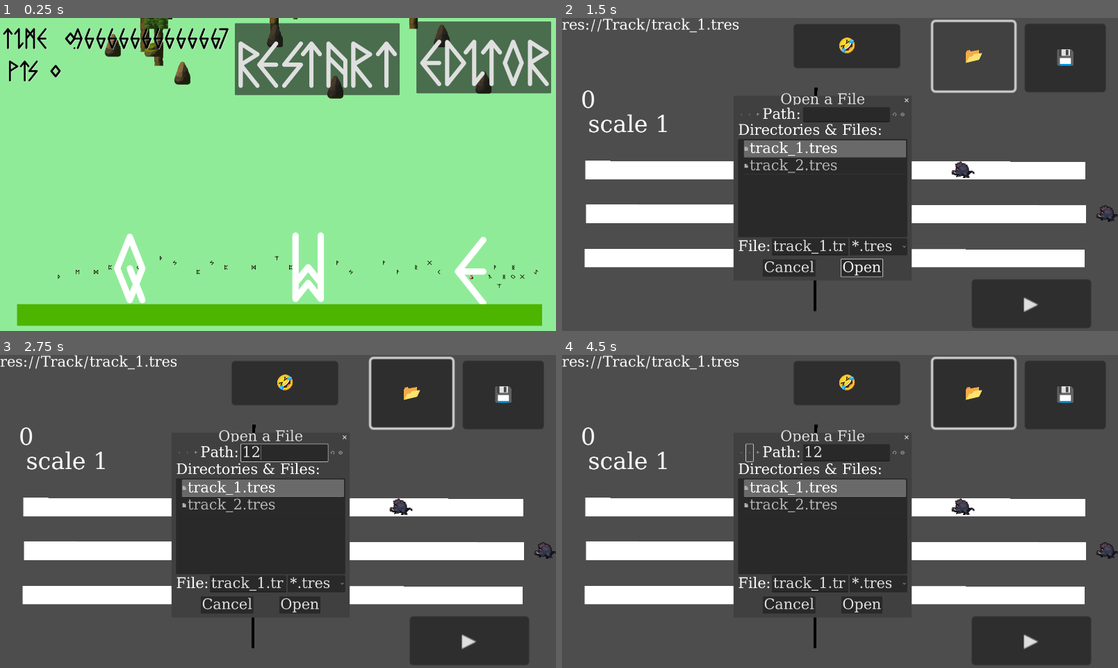
Above: before the commit, frames 1-4 (two rows, left to right).
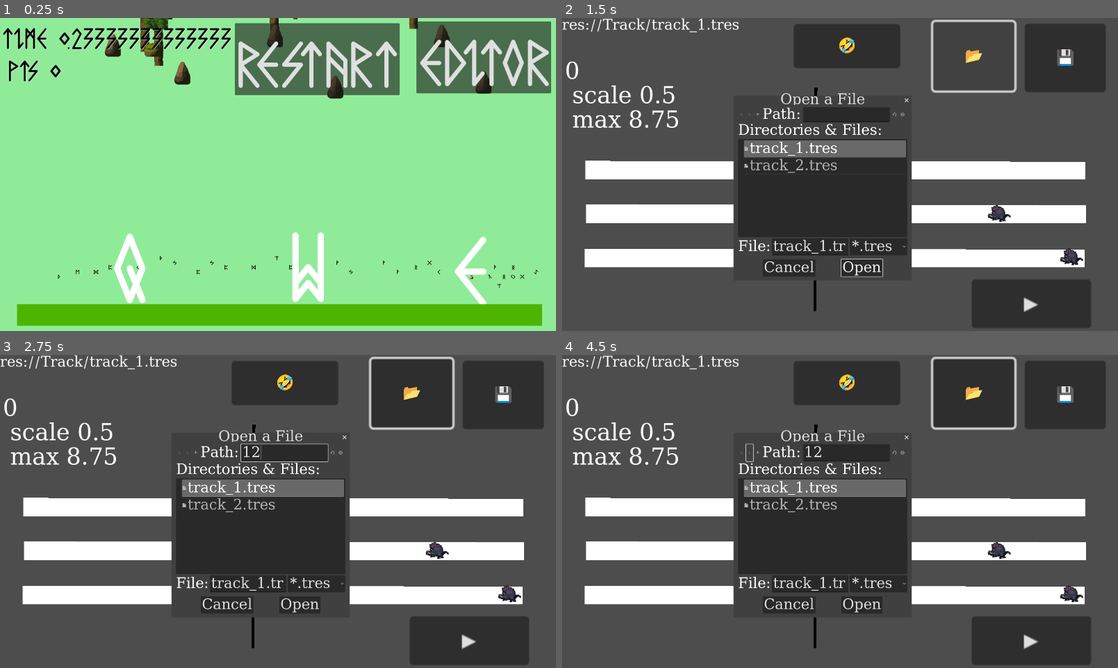
Above: after the commit, the same moments.

Repository: NamespaceV/LudumDare2024
Game: Godot game, scene res://main_scene.tscn
The game is run twice, just before and just after one commit, with the same random seed, the same clock (stepped at 60 frames per second) and the same inputs. Sound files missing from this copy of the repository are replaced by a short silence.
Inputs (mouse positions are in pixels of both pictures, inside the frame that each line leads up to):
- Up to frame 1 (0.25 s): no input
- Up to frame 2 (1.5 s): click "EDITOR" at 0.5 s; click "📂" at 1.25 s
- Up to frame 3 (2.75 s): click (283, 452) at 2.02 s; type "12" at 2.1 s
- Up to frame 4 (4.5 s): click "🤣" at 2.75 s; click "▶️" at 3.5 s; click (751, 452) at 4.25 s

The runs differ from the first frame. In frame 1, 1.0% of the frame differs, in the area x 10-42%, y 3-11%; in frame 2, 1.4%, in the area x 0-100%, y 13-80%; in frame 3, 1.4%; in frame 4, 1.4%.

Commit message:
start working on a track

Diff:
--- a/Editor/editor.gd
+++ b/Editor/editor.gd
@@ -6,7 +6,7 @@
 const PIXELS_PER_SECOND = 500
 
 var time_offset = 0
-var time_scale = 1.0
+var time_scale = 0.5
 
 func _ready():
 	open_track(track_path)
@@ -49,7 +49,11 @@
 			i += 1
 	load_track()
 
+func align(time:float):
+	return time - fmod(time + time_scale/2, time_scale)
+
 func add_note(time:float, letter:String):
+	time = align(time)
 	print("add ", letter, " ", str(time))
 	var idx = 0
 	while track.notes.size() < idx and track.notes[idx].offset < time:
@@ -63,9 +67,14 @@
 		track.notes.insert(idx, TrackPointR.create(time, letter))
 
 func _process(_delta):
-	$TimeOffset.text = str(time_offset) + "\n scale " + str(time_scale)
+	if $TRACK.playing:
+		time_offset = $TRACK.get_playback_position()
+	$TimeOffset.text = str(time_offset) + \
+		"\n scale " + str(time_scale) + \
+		"\n max " + str(get_track_length())
 	if Input.is_action_just_pressed("edit_next"):
-		time_offset += time_scale
+		#time_offset += time_scale
+		toggle_music()
 	if Input.is_action_just_pressed("edit_prev"):
 		time_offset -= time_scale
 	if Input.is_action_just_pressed("edit_scale_zoom_in"):
@@ -81,6 +90,10 @@
 			add_note(time_offset, ch)
 			load_track()
 
+func get_track_length():
+	if track.notes.size() == 0:
+		return 0
+	return track.notes[track.notes.size()-1].offset
 
 func _on_open_button_pressed():
 	$FileDialog.show()
@@ -94,3 +107,16 @@
 
 func _on_button_play_pressed():
 	get_tree().change_scene_to_file("res://main_scene.tscn")
+
+
+func _on_button_preview_pressed():
+	pass
+	#toggle_music()
+
+func toggle_music():
+	if not $TRACK.playing:
+		if time_offset < 0:
+			time_offset = 0
+		$TRACK.play(time_offset)
+	else:
+		$TRACK.stop()
--- a/Editor/editor.tscn
+++ b/Editor/editor.tscn
@@ -1,6 +1,7 @@
-[gd_scene load_steps=7 format=3 uid="uid://dtosf0fk7dxdn"]
+[gd_scene load_steps=8 format=3 uid="uid://dtosf0fk7dxdn"]
 
 [ext_resource type="Script" path="res://Editor/editor.gd" id="1_5qih8"]
+[ext_resource type="AudioStream" uid="uid://os2ech28cao7" path="res://000ExternalAssets/Music/speck_-_Uncertain_Movement_1.mp3" id="2_8l6gt"]
 [ext_resource type="PackedScene" uid="uid://xdv5pgxx6cku" path="res://Editor/EnemyForEditor.tscn" id="2_ob068"]
 
 [sub_resource type="FontFile" id="FontFile_7hgvq"]
@@ -67,12 +68,15 @@
 [node name="editor" type="Node2D"]
 script = ExtResource("1_5qih8")
 
+[node name="TRACK" type="AudioStreamPlayer" parent="."]
+stream = ExtResource("2_8l6gt")
+
 [node name="Path" type="Label" parent="."]
 offset_right = 40.0
 offset_bottom = 20.0
 theme_override_fonts/font = SubResource("FontFile_7hgvq")
 theme_override_font_sizes/font_size = 50
-text = "asdasdasd"
+text = "track_path"
 
 [node name="AnimatedSprite2D" type="AnimatedSprite2D" parent="."]
 position = Vector2(11, -130)
@@ -101,13 +105,15 @@
 default_color = Color(0, 0, 0, 1)
 
 [node name="TimeOffset" type="Label" parent="."]
-offset_left = 65.0
-offset_top = 246.0
-offset_right = 693.0
-offset_bottom = 346.0
+offset_left = 10.0
+offset_top = 146.0
+offset_right = 876.0
+offset_bottom = 479.0
 theme_override_fonts/font = SubResource("FontFile_gpkp5")
 theme_override_font_sizes/font_size = 80
-text = "ewqeqweqweqweqweqe"
+text = "time
+step
+max"
 
 [node name="Button" type="Button" parent="."]
 offset_left = 1282.0
@@ -153,6 +159,7 @@
 filters = PackedStringArray("*.tres")
 
 [connection signal="pressed" from="Button" to="." method="_on_open_button_pressed"]
+[connection signal="pressed" from="Button3" to="." method="_on_button_preview_pressed"]
 [connection signal="pressed" from="Button2" to="." method="_on_save_button__pressed"]
 [connection signal="pressed" from="Button4" to="." method="_on_button_play_pressed"]
 [connection signal="file_selected" from="FileDialog" to="." method="_on_file_dialog_file_selected"]
--- a/MainGame/MainGame.gd
+++ b/MainGame/MainGame.gd
@@ -28,7 +28,7 @@
 
 @export var enemies = [] # Array[Array[Enemy]]
 
-const AFTER_LAST_NOTE_DELAY = 1
+const AFTER_LAST_NOTE_DELAY = 0.5
 
 var idx:int
 
@@ -47,11 +47,13 @@
 func reset_level():
 	hp = 100
 	points = 0
-	song_time = - Enemy.TRACK_TIME_OFFSET_SECONDS
+	song_time = 0
 	idx = 0
 	$WIN.hide()
 	$FAIL.hide()
 	clear_enemies()
+	$TRACK.seek(0)
+	$TRACK.play()
 
 func _ready():
 	base_position = position
@@ -61,12 +63,23 @@
 	$HpBar.value = hp
 	$"../Timer".text = "Time: " + str(song_time) +"\n Pts: " + str(int(points))
 
+	if check_end_conditions():
+		return
+
+	song_time += delta
+	process_input()
+#	if go_down:
+#		position = base_position + amplitude * clampf(song_time/0.5, 0,1)
+	check_spawn_enemies_and_idx()
+
+func check_end_conditions() -> bool:
 	if hp <= 0:
 		$FAIL.show()
-		return
+		$TRACK.stop()
+		return true
 
 	if idx > track.notes.size():
-		return
+		return true
 
 	if idx == track.notes.size() and \
 			song_time > track.notes[idx-1].offset + \
@@ -74,13 +87,10 @@
 		points += hp * 15
 		idx += 1
 		$WIN.show()
-		return
+		$TRACK.stop()
+		return true
 
-	song_time += delta
-	process_input()
-#	if go_down:
-#		position = base_position + amplitude * clampf(song_time/0.5, 0,1)
-	check_spawn_enemies_and_idx()
+	return false
 
 func process_input():
 	for i in range(inputs.size()):
--- a/Track/track_1.tres
+++ b/Track/track_1.tres
@@ -1,73 +1,83 @@
-[gd_resource type="Resource" script_class="TrackR" load_steps=16 format=3 uid="uid://vd61lx7tgld8"]
+[gd_resource type="Resource" script_class="TrackR" load_steps=18 format=3 uid="uid://vd61lx7tgld8"]
 
 [ext_resource type="Script" path="res://Track/track.gd" id="1_6es1o"]
 [ext_resource type="Script" path="res://Track/track_point.gd" id="1_e3yqp"]
 
-[sub_resource type="Resource" id="Resource_g8il6"]
+[sub_resource type="Resource" id="Resource_4nhvh"]
 script = ExtResource("1_e3yqp")
-offset = 0.0
+offset = 1.25
 notes = "w"
 
-[sub_resource type="Resource" id="Resource_qx7py"]
+[sub_resource type="Resource" id="Resource_og6ta"]
 script = ExtResource("1_e3yqp")
-offset = 0.5
+offset = 1.75
+notes = "e"
+
+[sub_resource type="Resource" id="Resource_5118c"]
+script = ExtResource("1_e3yqp")
+offset = 2.75
+notes = "q"
+
+[sub_resource type="Resource" id="Resource_kqumo"]
+script = ExtResource("1_e3yqp")
+offset = 3.25
 notes = "w"
 
-[sub_resource type="Resource" id="Resource_g32ei"]
+[sub_resource type="Resource" id="Resource_67uff"]
 script = ExtResource("1_e3yqp")
-offset = 1.0
+offset = 3.75
+notes = "e"
+
+[sub_resource type="Resource" id="Resource_bwtx4"]
+script = ExtResource("1_e3yqp")
+offset = 4.25
 notes = "q"
 
-[sub_resource type="Resource" id="Resource_tgawr"]
+[sub_resource type="Resource" id="Resource_xg6vb"]
 script = ExtResource("1_e3yqp")
-offset = 2.0
+offset = 4.75
 notes = "w"
 
-[sub_resource type="Resource" id="Resource_lxvr1"]
+[sub_resource type="Resource" id="Resource_ixesk"]
 script = ExtResource("1_e3yqp")
-offset = 3.0
+offset = 5.25
+notes = "w"
+
+[sub_resource type="Resource" id="Resource_6bi27"]
+script = ExtResource("1_e3yqp")
+offset = 5.75
+notes = "w"
+
+[sub_resource type="Resource" id="Resource_3ymbn"]
+script = ExtResource("1_e3yqp")
+offset = 6.25
 notes = "e"
 
-[sub_resource type="Resource" id="Resource_hfrk7"]
+[sub_resource type="Resource" id="Resource_u4hay"]
 script = ExtResource("1_e3yqp")
-offset = 4.0
-notes = "qwe"
+offset = 6.75
+notes = "q"
 
-[sub_resource type="Resource" id="Resource_5j6qf"]
+[sub_resource type="Resource" id="Resource_1o3vu"]
 script = ExtResource("1_e3yqp")
-offset = 5.0
+offset = 7.25
+notes = "w"
+
+[sub_resource type="Resource" id="Resource_4gfg6"]
+script = ExtResource("1_e3yqp")
+offset = 7.75
+notes = "w"
+
+[sub_resource type="Resource" id="Resource_mhwyt"]
+script = ExtResource("1_e3yqp")
+offset = 8.25
 notes = "e"
 
-[sub_resource type="Resource" id="Resource_kepud"]
+[sub_resource type="Resource" id="Resource_8xmhp"]
 script = ExtResource("1_e3yqp")
-offset = 6.0
-notes = "w"
-
-[sub_resource type="Resource" id="Resource_oudaf"]
-script = ExtResource("1_e3yqp")
-offset = 6.5
-notes = "w"
-
-[sub_resource type="Resource" id="Resource_fkn47"]
-script = ExtResource("1_e3yqp")
-offset = 7.0
-notes = "q"
-
-[sub_resource type="Resource" id="Resource_8bw63"]
-script = ExtResource("1_e3yqp")
-offset = 7.25
-notes = "q"
-
-[sub_resource type="Resource" id="Resource_ymtbn"]
-script = ExtResource("1_e3yqp")
-offset = 7.5
-notes = "q"
-
-[sub_resource type="Resource" id="Resource_iq1a7"]
-script = ExtResource("1_e3yqp")
-offset = 7.75
+offset = 8.75
 notes = "q"
 
 [resource]
 script = ExtResource("1_6es1o")
-notes = Array[ExtResource("1_e3yqp")]([SubResource("Resource_g8il6"), SubResource("Resource_qx7py"), SubResource("Resource_g32ei"), SubResource("Resource_tgawr"), SubResource("Resource_lxvr1"), SubResource("Resource_hfrk7"), SubResource("Resource_5j6qf"), SubResource("Resource_kepud"), SubResource("Resource_oudaf"), SubResource("Resource_fkn47"), SubResource("Resource_8bw63"), SubResource("Resource_ymtbn"), SubResource("Resource_iq1a7")])
+notes = Array[ExtResource("1_e3yqp")]([SubResource("Resource_4nhvh"), SubResource("Resource_og6ta"), SubResource("Resource_5118c"), SubResource("Resource_kqumo"), SubResource("Resource_67uff"), SubResource("Resource_bwtx4"), SubResource("Resource_xg6vb"), SubResource("Resource_ixesk"), SubResource("Resource_6bi27"), SubResource("Resource_3ymbn"), SubResource("Resource_u4hay"), SubResource("Resource_1o3vu"), SubResource("Resource_4gfg6"), SubResource("Resource_mhwyt"), SubResource("Resource_8xmhp")])
--- a/main_scene.tscn
+++ b/main_scene.tscn
@@ -1,8 +1,9 @@
-[gd_scene load_steps=7 format=3 uid="uid://m1hw86nlgwnx"]
+[gd_scene load_steps=8 format=3 uid="uid://m1hw86nlgwnx"]
 
 [ext_resource type="Texture2D" uid="uid://cf6qg8dkd6esv" path="res://000ExternalAssets/Legacy-Fantasy - High Forest 2.3/Background/Background.png" id="1_24sdn"]
 [ext_resource type="Script" path="res://MainGame/MainGame.gd" id="1_hksma"]
 [ext_resource type="TileSet" uid="uid://daf6ayx2fynr4" path="res://MainGame/rocks_tile_set.tres" id="3_pjlbs"]
+[ext_resource type="AudioStream" uid="uid://os2ech28cao7" path="res://000ExternalAssets/Music/speck_-_Uncertain_Movement_1.mp3" id="4_0a2av"]
 
 [sub_resource type="Curve2D" id="Curve2D_1bgdb"]
 _data = {
@@ -77,6 +78,9 @@
 offset_bottom = 2497.0
 theme_override_font_sizes/font_size = 300
 text = "E"
+
+[node name="TRACK" type="AudioStreamPlayer" parent="MainNode"]
+stream = ExtResource("4_0a2av")
 
 [node name="VBoxContainer" type="VBoxContainer" parent="MainNode"]
 anchors_preset = 8
@@ -187,6 +191,14 @@
 theme_override_font_sizes/font_size = 300
 text = "SUMMON SUCCESS"
 
+[node name="Button" type="Button" parent="MainNode"]
+offset_left = 1458.0
+offset_top = 24.0
+offset_right = 1923.0
+offset_bottom = 272.0
+theme_override_font_sizes/font_size = 200
+text = "EDITOR"
+
 [node name="Timer" type="Label" parent="."]
 offset_left = 14.0
 offset_top = 28.0
@@ -214,5 +226,6 @@
 text = "restart"
 
 [connection signal="pressed" from="MainNode/VBoxContainer/PlayButton" to="MainNode" method="_on_play_button_pressed"]
+[connection signal="pressed" from="MainNode/Button" to="MainNode" method="_on_button_pressed"]
 [connection signal="pressed" from="Button" to="MainNode" method="_on_button_pressed"]
 [connection signal="pressed" from="Button2" to="MainNode" method="_on_button_restart_pressed"]
Not shown, added: 000ExternalAssets/Music/speck_-_Uncertain_Movement_1.mp3.import
Not shown, added: 000ExternalAssets/Music/readme.md
Not shown, added: 000ExternalAssets/Music/speck_-_Uncertain_Movement_1.mp3
